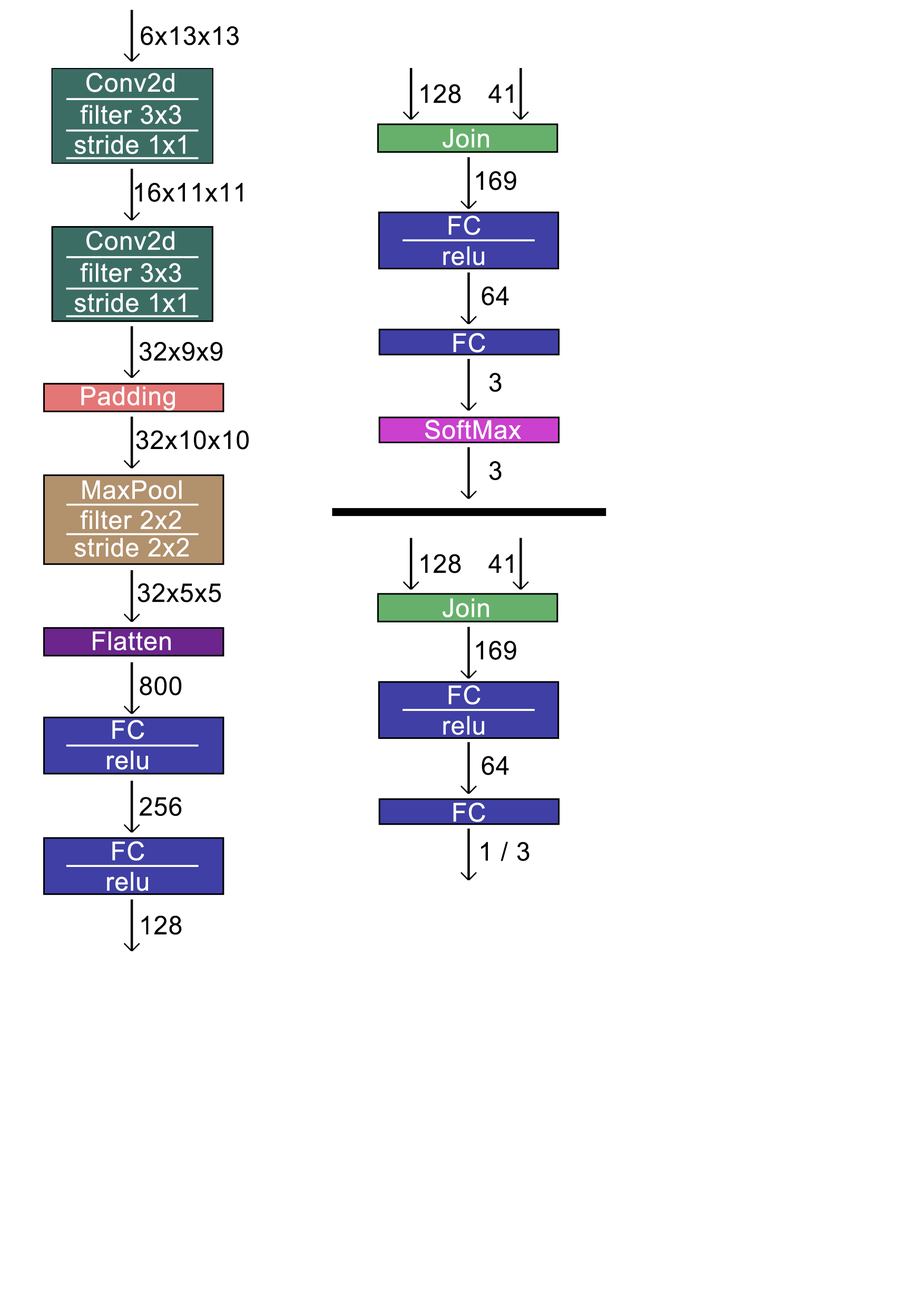
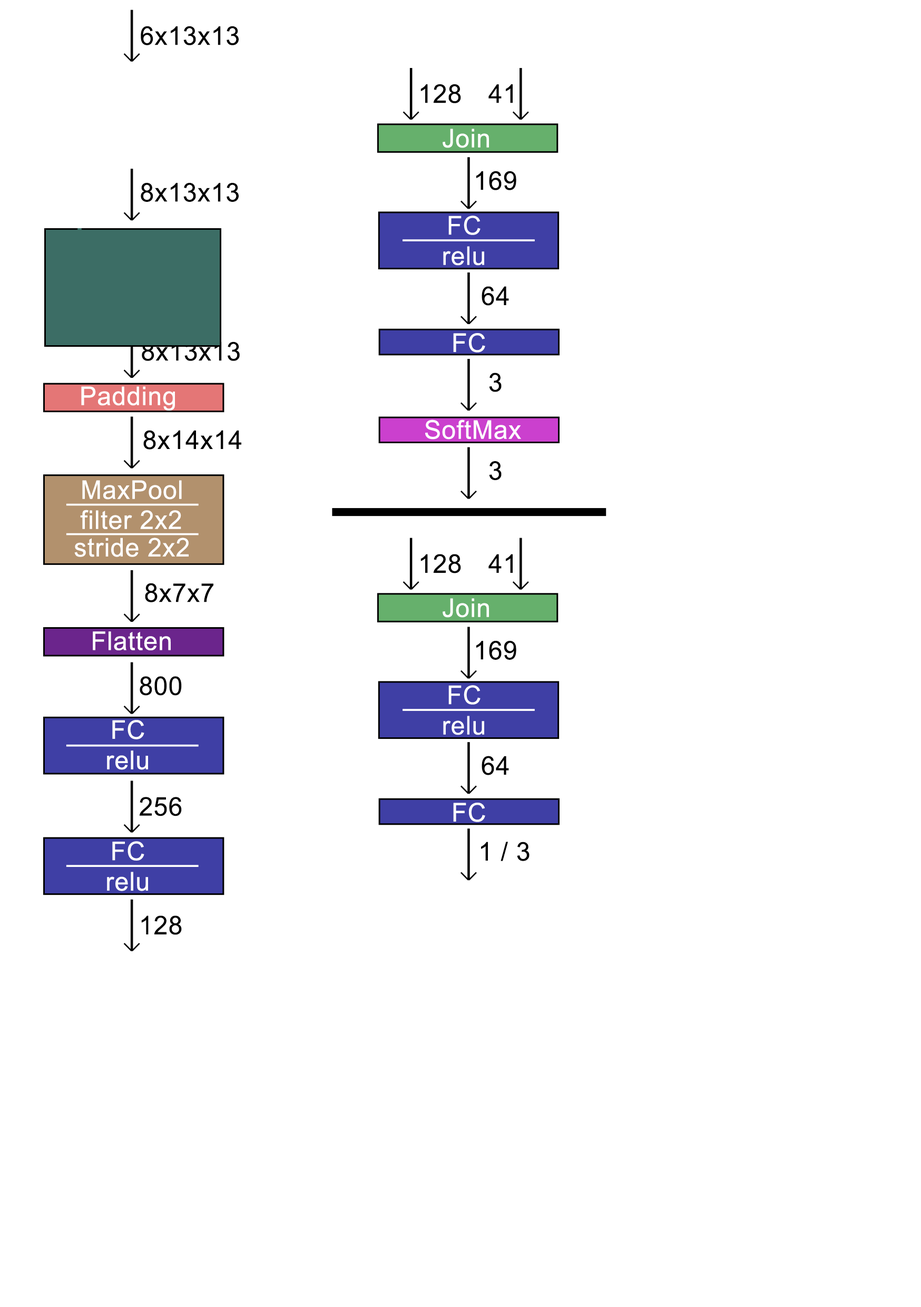
Before/after of a 921px x 1307px layered artwork. What changed in the layer stack:
added layer "Lorem sum dolor sit amet, consectetur adipiscing elit, sed do e" above "Rechteck 5" over [57, 228, 209, 305]
added layer "Rechteck 5" above "Rechteck 4" over [44, 228, 222, 347]
renamed "32x5x5" to "8x7x7", painted on it over [137, 582, 222, 603]
renamed "32x10x10" to "8x14x14", painted on it over [135, 429, 249, 450]
renamed "32x9x9" to "8x13x13", painted on it over [139, 341, 240, 361]
renamed "16x11x11" to "8x13x13", painted on it over [134, 182, 243, 202]
removed layer "filter 3x3 Kopie" from group "ConvNet" over [51, 225, 214, 322]
removed layer "filter 3x3" from group "ConvNet" over [51, 67, 214, 164]
